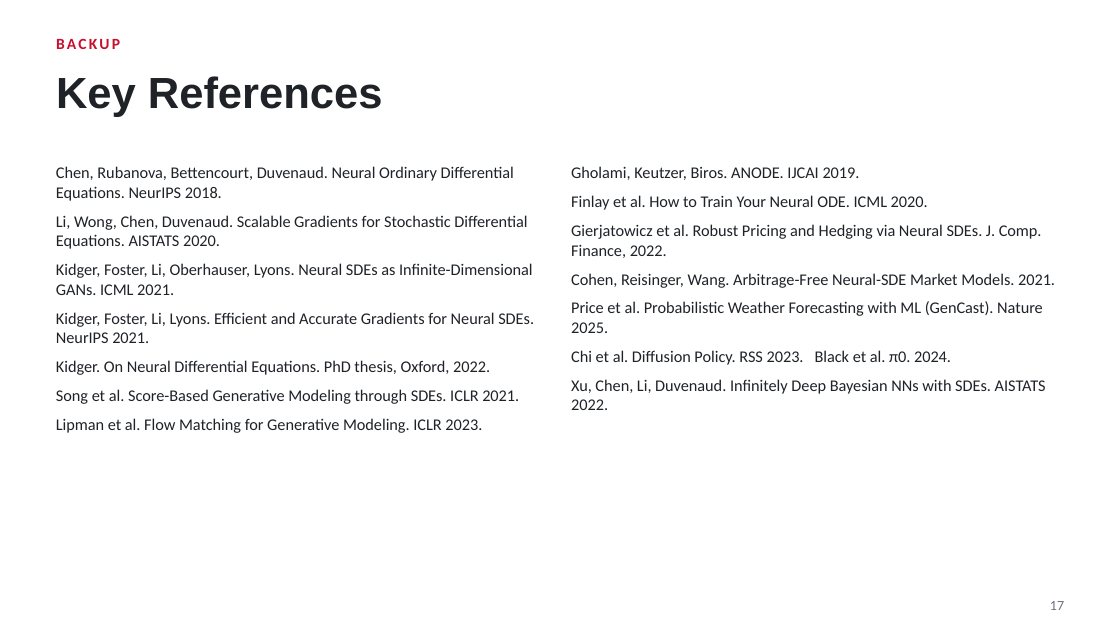
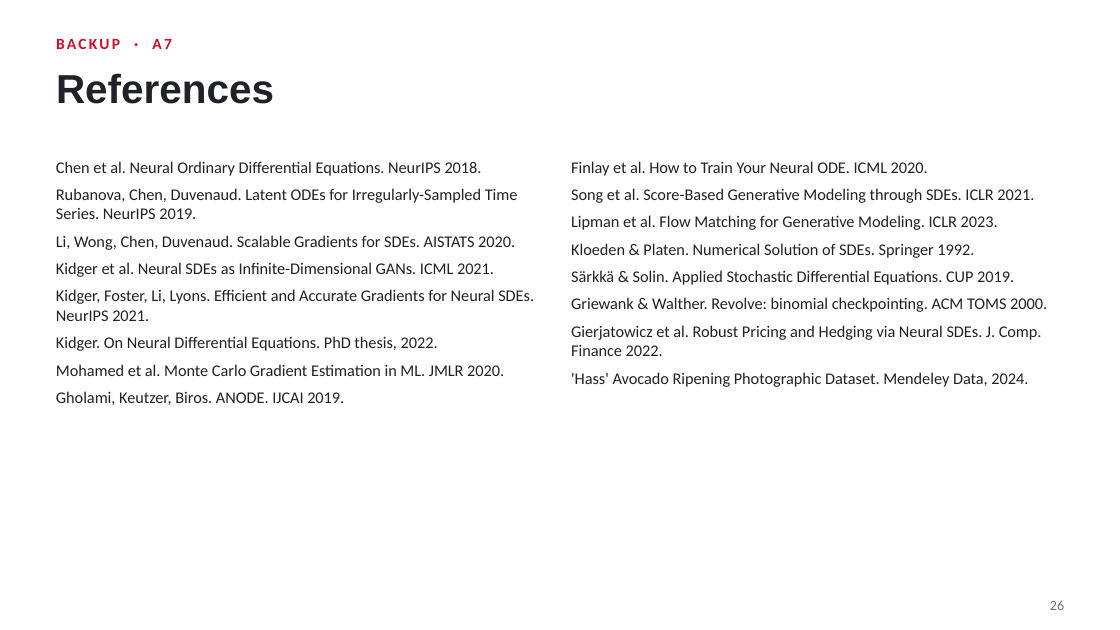
Before and after one commit to nishadw/neural-sde, a slide deck: slide 26 of lecture/neural_sde_lecture.pptx (slide 17 before the commit). Drawn at 1120x630 pixels with LibreOffice and Linux fonts; fonts in the diff are those of the drawing. Boxes give left, top, right and bottom in pixels: in the first picture for what was removed or moved away, otherwise in the second. Text is boxed around its words. In the diff, an @@ line names an element or a change of style, - is before the commit and + after.

```diff
--- a/lecture/neural_sde_lecture.pptx
+++ b/lecture/neural_sde_lecture.pptx
@@ text at [56,38,172,49]: text changed @@
-BACKUP
+BACKUP · A7
@@ title at [56,73,274,104]: text changed; size 28 to 26 pt @@
-Key References
+References
@@ text at [56,161,518,277]: text changed @@
-Chen, Rubanova, Bettencourt, Duvenaud. Neural Ordinary Differential Equations. NeurIPS 2018.
-Li, Wong, Chen, Duvenaud. Scalable Gradients for Stochastic Differential Equations. AISTATS 2020.
-Kidger, Foster, Li, Oberhauser, Lyons. Neural SDEs as Infinite-Dimensional GANs. ICML 2021.
+Chen et al. Neural Ordinary Differential Equations. NeurIPS 2018.
+Rubanova, Chen, Duvenaud. Latent ODEs for Irregularly-Sampled Time Series. NeurIPS 2019.
+Li, Wong, Chen, Duvenaud. Scalable Gradients for SDEs. AISTATS 2020.
+Kidger et al. Neural SDEs as Infinite-Dimensional GANs. ICML 2021.
@@ text at [571,166,860,180]: paragraph removed @@
-Gholami, Keutzer, Biros. ANODE. IJCAI 2019.
@@ text at [571,161,928,176]: less space between paragraphs @@
@@ text at [571,188,1047,387]: text changed @@
-Gierjatowicz et al. Robust Pricing and Hedging via Neural SDEs. J. Comp. Finance, 2022.
-Cohen, Reisinger, Wang. Arbitrage-Free Neural-SDE Market Models. 2021.
-Price et al. Probabilistic Weather Forecasting with ML (GenCast). Nature 2025.
-Chi et al. Diffusion Policy. RSS 2023. Black et al. π0. 2024.
-Xu, Chen, Li, Duvenaud. Infinitely Deep Bayesian NNs with SDEs. AISTATS 2022.
+Song et al. Score-Based Generative Modeling through SDEs. ICLR 2021.
+Lipman et al. Flow Matching for Generative Modeling. ICLR 2023.
+Kloeden & Platen. Numerical Solution of SDEs. Springer 1992.
+Särkkä & Solin. Applied Stochastic Differential Equations. CUP 2019.
+Griewank & Walther. Revolve: binomial checkpointing. ACM TOMS 2000.
+Gierjatowicz et al. Robust Pricing and Hedging via Neural SDEs. J. Comp. Finance 2022.
+'Hass' Avocado Ripening Photographic Dataset. Mendeley Data, 2024.
@@ text at [56,289,534,321]: less space between paragraphs @@
@@ text at [56,336,504,405]: text changed @@
-Kidger. On Neural Differential Equations. PhD thesis, Oxford, 2022.
-Song et al. Score-Based Generative Modeling through SDEs. ICLR 2021.
-Lipman et al. Flow Matching for Generative Modeling. ICLR 2023.
+Kidger. On Neural Differential Equations. PhD thesis, 2022.
+Mohamed et al. Monte Carlo Gradient Estimation in ML. JMLR 2020.
+Gholami, Keutzer, Biros. ANODE. IJCAI 2019.
@@ page number at [1050,600,1064,610]: text changed @@
-17
+26
```
Also in this commit, not shown: 4 other slides changed, 21 slides added, 12 slides removed, 4 other files.
